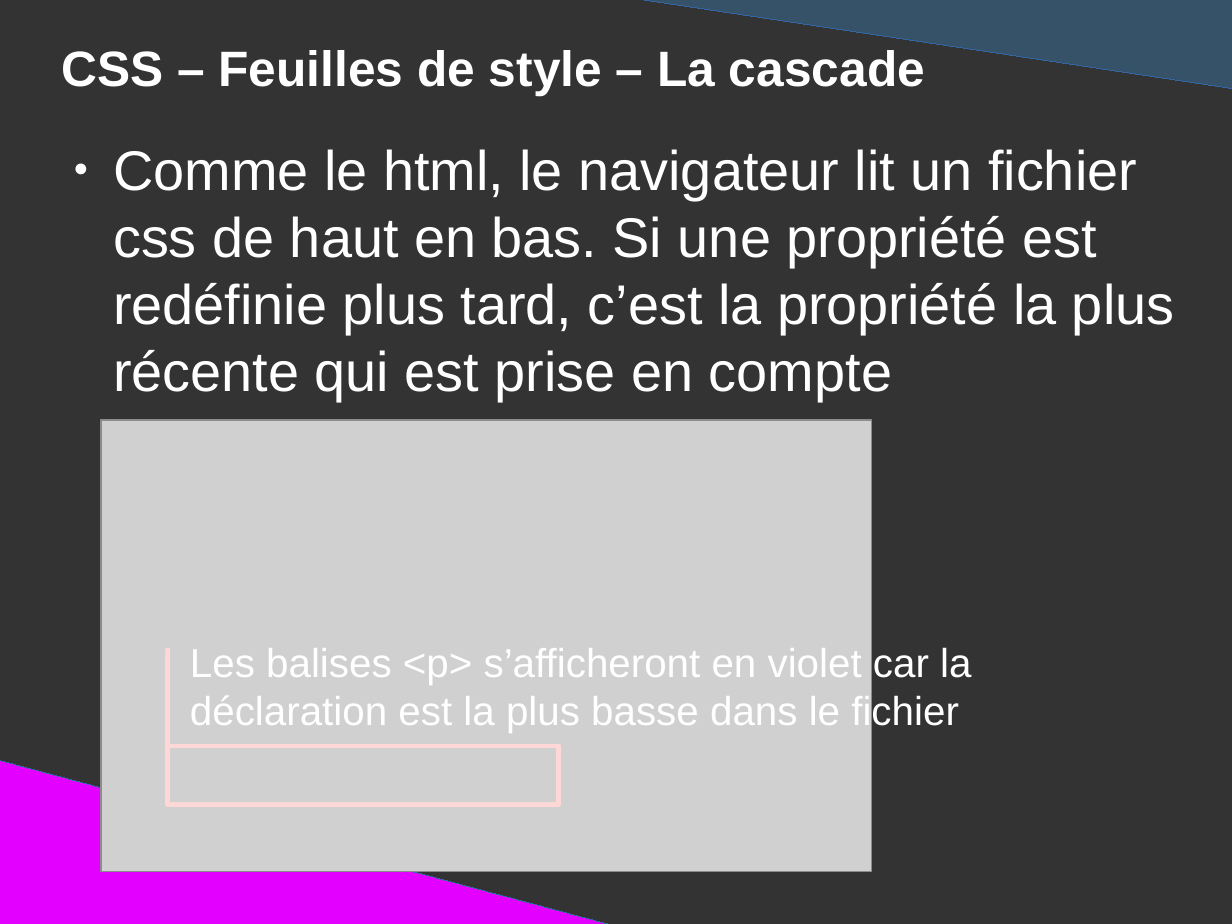
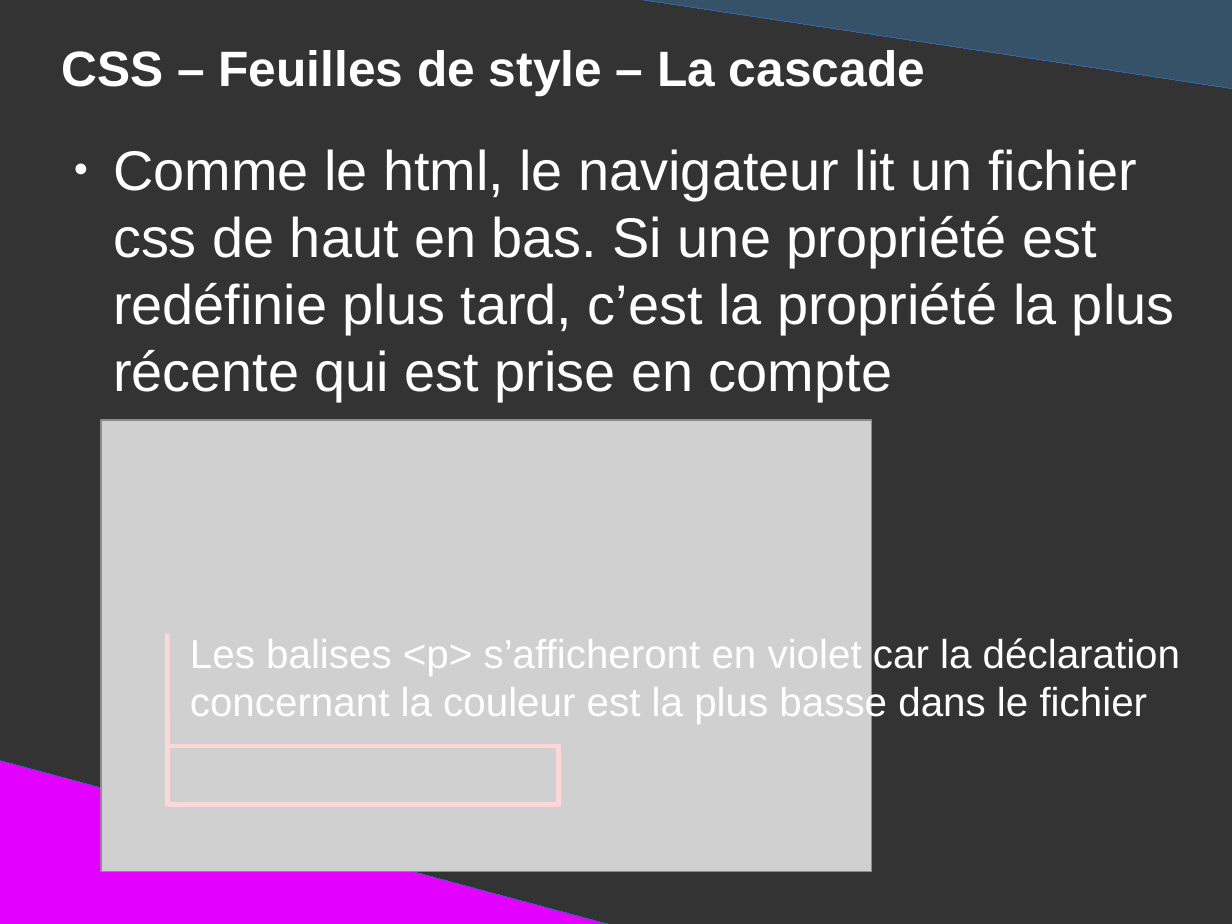
Before and after one commit to DanYellow/presentations, a slide deck: slide 91 of mmi/html/travaux-pratiques/numero-1/presentation.odp (slide 80 before the commit). Drawn at 1232x924 pixels with LibreOffice and Linux fonts; fonts in the diff are those of the drawing; grey boxes stand for pictures. Boxes give left, top, right and bottom in pixels: in the first picture for what was removed or moved away, otherwise in the second. Text is boxed around its words. In the diff, an @@ line names an element or a change of style, - is before the commit and + after.

```diff
--- a/mmi/html/travaux-pratiques/numero-1/presentation.odp
+++ b/mmi/html/travaux-pratiques/numero-1/presentation.odp
@@ line moved from (168, 755) - (168, 648) to (168, 755) - (168, 634) @@
@@ title at (190,638,1180,724): text changed @@
-Les balises <p> s’afficheront en violet car la déclaration est la plus basse dans le fichier
+Les balises <p> s’afficheront en violet car la déclaration concernant la couleur est la plus basse dans le fichier
```
Also in this commit, not shown: 6 other slides changed, 12 slides added, 2 slides removed, 4 other files.
